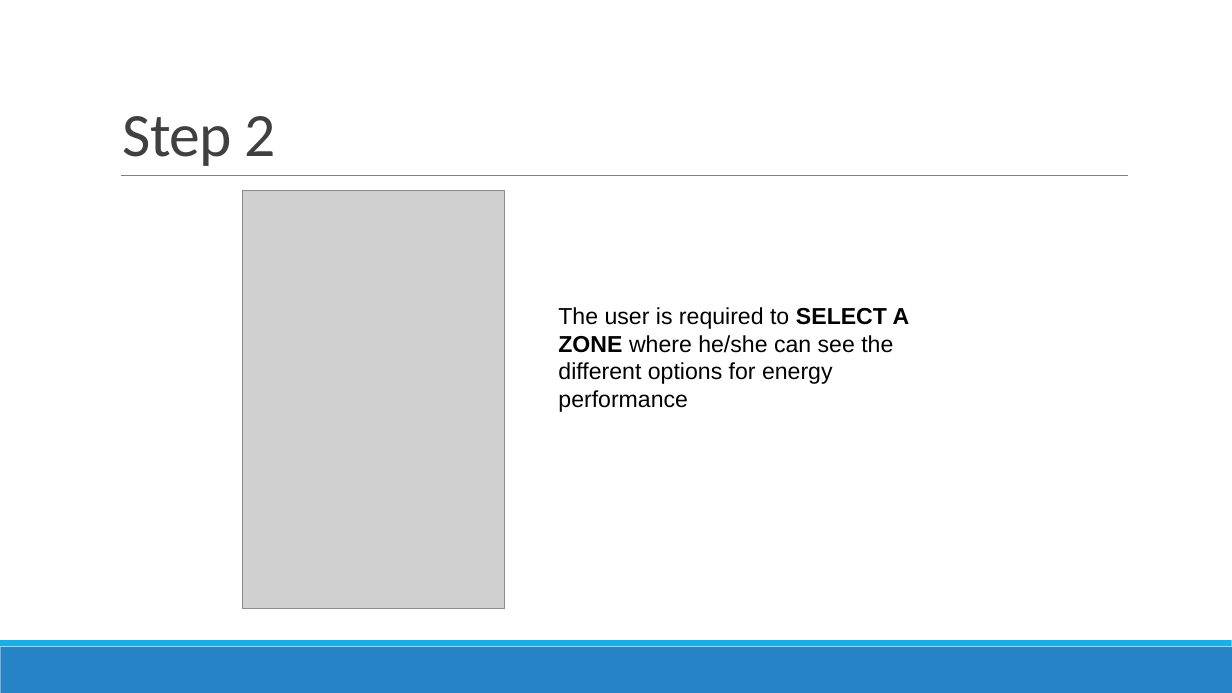
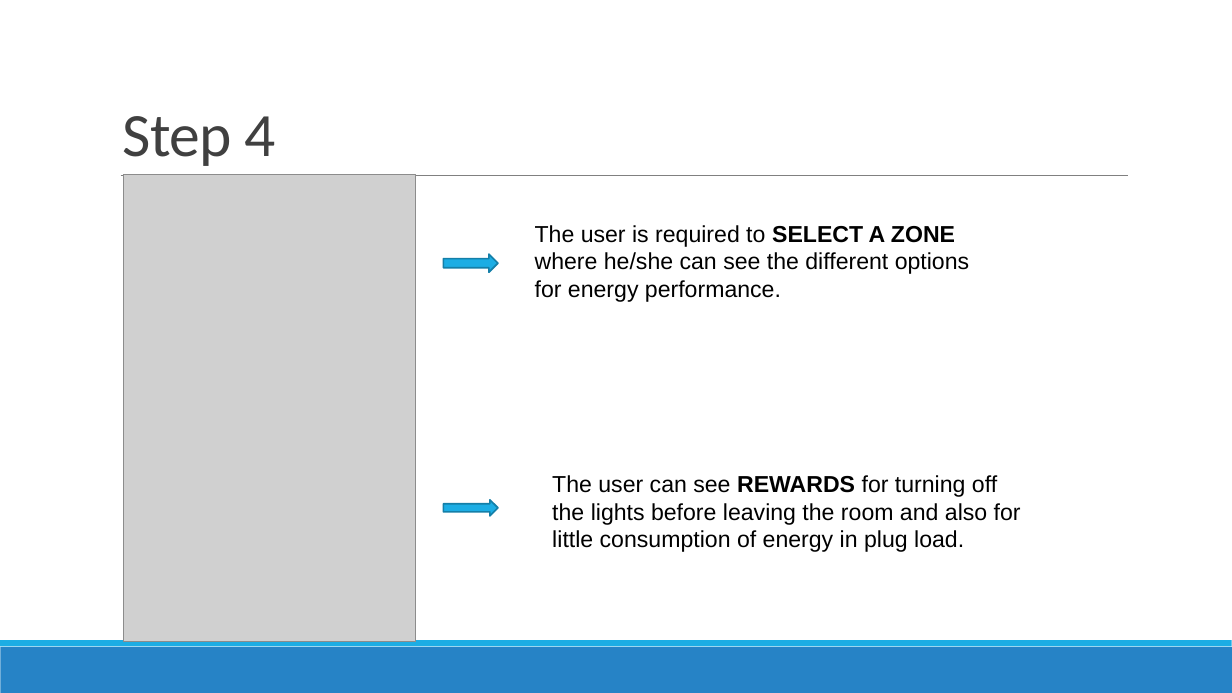
Before and after one commit to FIU-SCIS-Senior-Projects/Smart-Systems-for-Occupancy-and-Building-Energy-Control, a slide deck: slide 6 of Documents/User Manual.pptx (slide 4 before the commit). Drawn at 1232x693 pixels with LibreOffice and Linux fonts; fonts in the diff are those of the drawing; grey boxes stand for pictures. Boxes give left, top, right and bottom in pixels: in the first picture for what was removed or moved away, otherwise in the second. Text is boxed around its words. In the diff, an @@ line names an element or a change of style, - is before the commit and + after.

```diff
--- a/Documents/User Manual.pptx
+++ b/Documents/User Manual.pptx
@@ title at (123, 116, 276, 166): text changed @@
-Step 2
+Step 4
@@ picture added at (124, 175, 416, 642) @@
@@ picture removed at (243, 190, 505, 609) @@
@@ text at (535, 225, 969, 302): text changed @@
-The user is required to SELECT A ZONE where he/she can see the different options for energy performance
+The user is required to SELECT A ZONE where he/she can see the different options for energy performance.
@@ right arrow added at (444, 254, 498, 273), fill #1CADE4, outline #1580A9 1.25 pt @@
@@ text added at (552, 475, 1021, 552), 18 pt, text #000000 @@
+The user can see REWARDS for turning off the lights before leaving the room and also for little consumption of energy in plug load.
@@ right arrow added at (444, 500, 498, 516), fill #1CADE4, outline #1580A9 1.25 pt @@
```
Also in this commit, not shown: 8 other slides changed, 4 slides added, 6 other files.
